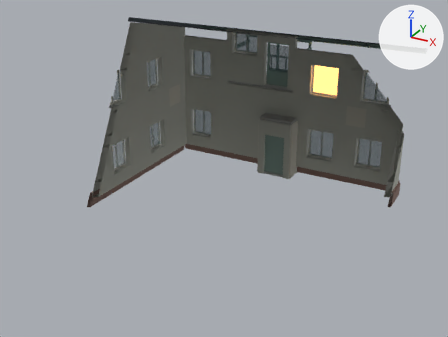
One commit to the Blender file ArtSource/PlayerHome/Blender/player_home_exterior_v1.blend: the scene before it, then after it.
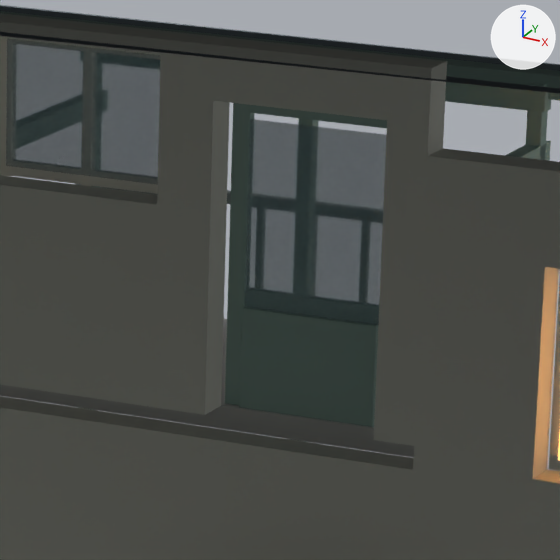
Each version appears first whole from a 50 mm camera at (12.41, -23.36, 13.92) aimed at (-0.38, -0.11, 2.3), and next in a close-up on the part from 52% to 70% of the width and 8% to 31% of the height. Arrows for +X, +Y and +Z are at upper right; the lights stay in place. The older version's two pictures come first. Everything nearer to the camera than a plane just in front of the edit is cut away.

In view in the first close-up: 'Balcony Door Glass', 'Balcony Painted Wood Door', 'Balcony Window Frame', 'Balcony Window Glass', 'Front Eave Fascia', 'Front Primary Stucco', 'Front Window Frames', 'Pitched Slate Roof', 'Two Storey Gallery Timber', 'Upper Half Loggia Back Wall', 'Upper Half Loggia Concrete Deck' and 1 more.
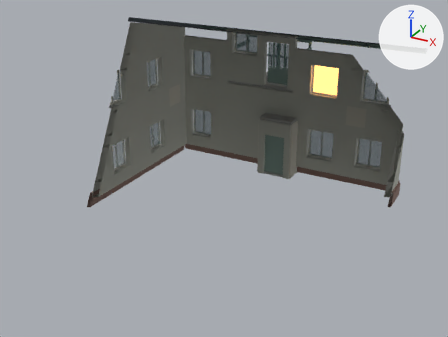
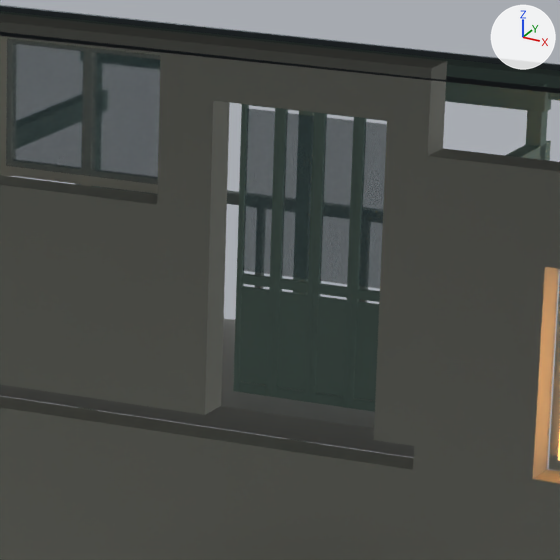
What changed in the scene script:
```text
Change me_balcony_painted_wood_door_mesh:
    used by ob_balcony_painted_wood_door; parent = ob_player_home_exterior_v1; location = (0.0, 0.0, 0.0)
    remove me_balcony_painted_wood_door_mesh.from_pydata(...)  # 80 vertices, 70 faces; spans x -1.18..0.18, y 6.01..6.14, z 4.7..7.04
    add me_balcony_painted_wood_door_mesh.from_pydata(...)  # 384 vertices, 336 faces; spans x -1.12..0.12, y 6.08..6.12, z 4.8..7.02
    me_balcony_painted_wood_door_mesh part 1: the loose piece of 16 vertices spanning x -1.18..-1.04, y 6.06..6.14, z 4.7..7.04 is scaled about its middle by (0.282, 0.548, 0.949), then moved by (0.01, 0.0, 0.04)
    me_balcony_painted_wood_door_mesh part 2: the loose piece of 16 vertices spanning x 0.04..0.18, y 6.06..6.14, z 4.7..7.04 is scaled about its middle by (0.282, 0.548, 0.949), then moved by (-0.94, 0.0, 0.04)
    me_balcony_painted_wood_door_mesh part 3: the loose piece of 16 vertices spanning x -1.04..0.04, y 6.06..6.14, z 6.9..7.04 is scaled about its middle by (0.207, 0.548, 0.489), then moved by (-0.47, 0.0, -1.31)
    me_balcony_painted_wood_door_mesh part 4: the loose piece of 16 vertices spanning x -1.04..0.04, y 6.01..6.11, z 4.7..5.46 is scaled about its middle by (0.207, 0.483, 0.0874), then moved by (-0.47, 0.04, 1.9)
    me_balcony_painted_wood_door_mesh part 5: the loose piece of 16 vertices spanning x -1.18..-1.04, y 6.06..6.14, z 4.7..7.04 is copied, and the copy is scaled about its middle by (0.282, 0.548, 0.949), then moved by (0.32, 0.0, 0.04); it spans x -0.81..-0.77, y 6.08..6.12, z 4.8..7.02
    me_balcony_painted_wood_door_mesh part 6: the loose piece of 16 vertices spanning x -1.18..-1.04, y 6.06..6.14, z 4.7..7.04 is copied, and the copy is scaled about its middle by (0.282, 0.548, 0.949), then moved by (0.59, 0.0, 0.04); it spans x -0.54..-0.5, y 6.08..6.12, z 4.8..7.02
    me_balcony_painted_wood_door_mesh part 7: the loose piece of 16 vertices spanning x -1.04..0.04, y 6.06..6.14, z 5.45..5.59 is copied, and the copy is scaled about its middle by (0.207, 0.548, 0.489), then moved by (-0.16, 0.0, 0.14); it spans x -0.77..-0.54, y 6.08..6.12, z 5.62..5.7
    me_balcony_painted_wood_door_mesh part 8: the loose piece of 16 vertices spanning x 0.04..0.18, y 6.06..6.14, z 4.7..7.04 is copied, and the copy is scaled about its middle by (0.282, 0.548, 0.949), then moved by (-0.59, 0.0, 0.04); it spans x -0.5..-0.46, y 6.08..6.12, z 4.8..7.02
    me_balcony_painted_wood_door_mesh part 9: the loose piece of 16 vertices spanning x 0.04..0.18, y 6.06..6.14, z 4.7..7.04 is copied, and the copy is scaled about its middle by (0.282, 0.548, 0.949), then moved by (-0.32, 0.0, 0.04); it spans x -0.23..-0.19, y 6.08..6.12, z 4.8..7.02
    me_balcony_painted_wood_door_mesh part 10: the loose piece of 16 vertices spanning x -1.04..0.04, y 6.06..6.14, z 5.45..5.59 is copied, and the copy is scaled about its middle by (0.207, 0.548, 0.489), then moved by (0.15, 0.0, 0.14); it spans x -0.46..-0.23, y 6.08..6.12, z 5.62..5.7
    me_balcony_painted_wood_door_mesh part 11: the loose piece of 16 vertices spanning x 0.04..0.18, y 6.06..6.14, z 4.7..7.04 is copied, and the copy is scaled about its middle by (0.282, 0.548, 0.949), then moved by (-0.28, 0.0, 0.04); it spans x -0.19..-0.15, y 6.08..6.12, z 4.8..7.02
    me_balcony_painted_wood_door_mesh part 12: the loose piece of 16 vertices spanning x 0.04..0.18, y 6.06..6.14, z 4.7..7.04 is copied, and the copy is scaled about its middle by (1.64, 0.548, 0.0283), then moved by (-0.14, 0.0, -0.21); it spans x -0.15..0.08, y 6.08..6.12, z 5.62..5.7
    other edits to the shape of me_balcony_painted_wood_door_mesh do not show in these pictures
Change me_balcony_door_glass_mesh:
    used by ob_balcony_door_glass; parent = ob_player_home_exterior_v1; location = (0.0, 0.0, 0.0)
    remove me_balcony_door_glass_mesh.from_pydata(...)  # 16 vertices, 14 faces; spans x -1.04..0.04, y 6.058..6.086, z 5.41..6.85
    add me_balcony_door_glass_mesh.from_pydata(...)  # 64 vertices, 56 faces; spans x -1.078..0.078, y 6.093..6.107, z 5.72..6.92
    me_balcony_door_glass_mesh part 13: the whole mesh is rebuilt
```

What differs and where, as boxes [x1, y1, x2, y2] in the close-ups (560 x 560 px; the box of a moved part takes in the faces that stretch with it):
'Balcony Painted Wood Door', reshaped: before [225, 103, 387, 427]; after [233, 104, 387, 412]
'Balcony Door Glass', reshaped (13% shorter): before [244, 119, 386, 325]; after [243, 109, 387, 289]
part 1 of me_balcony_painted_wood_door_mesh, moved or reshaped: before [225, 103, 255, 406]; after [233, 104, 249, 392]
part 2 of me_balcony_painted_wood_door_mesh, moved or reshaped (not visible before): after [266, 108, 281, 397]
part 3 of me_balcony_painted_wood_door_mesh, moved or reshaped: before [251, 105, 387, 128]; after [242, 273, 270, 287]
part 4 of me_balcony_painted_wood_door_mesh, moved or reshaped: before [239, 307, 378, 427]; after [247, 104, 275, 108]
part 5 of me_balcony_painted_wood_door_mesh, added: after [271, 108, 288, 397]
part 6 of me_balcony_painted_wood_door_mesh, added: after [304, 112, 320, 402]
part 7 of me_balcony_painted_wood_door_mesh, added: after [280, 278, 308, 292]
part 8 of me_balcony_painted_wood_door_mesh, added: after [309, 113, 327, 403]
part 9 of me_balcony_painted_wood_door_mesh, added: after [342, 117, 359, 408]
part 10 of me_balcony_painted_wood_door_mesh, added: after [318, 283, 347, 298]
part 11 of me_balcony_painted_wood_door_mesh, added: after [348, 117, 366, 409]
part 12 of me_balcony_painted_wood_door_mesh, added: after [357, 289, 380, 302]
